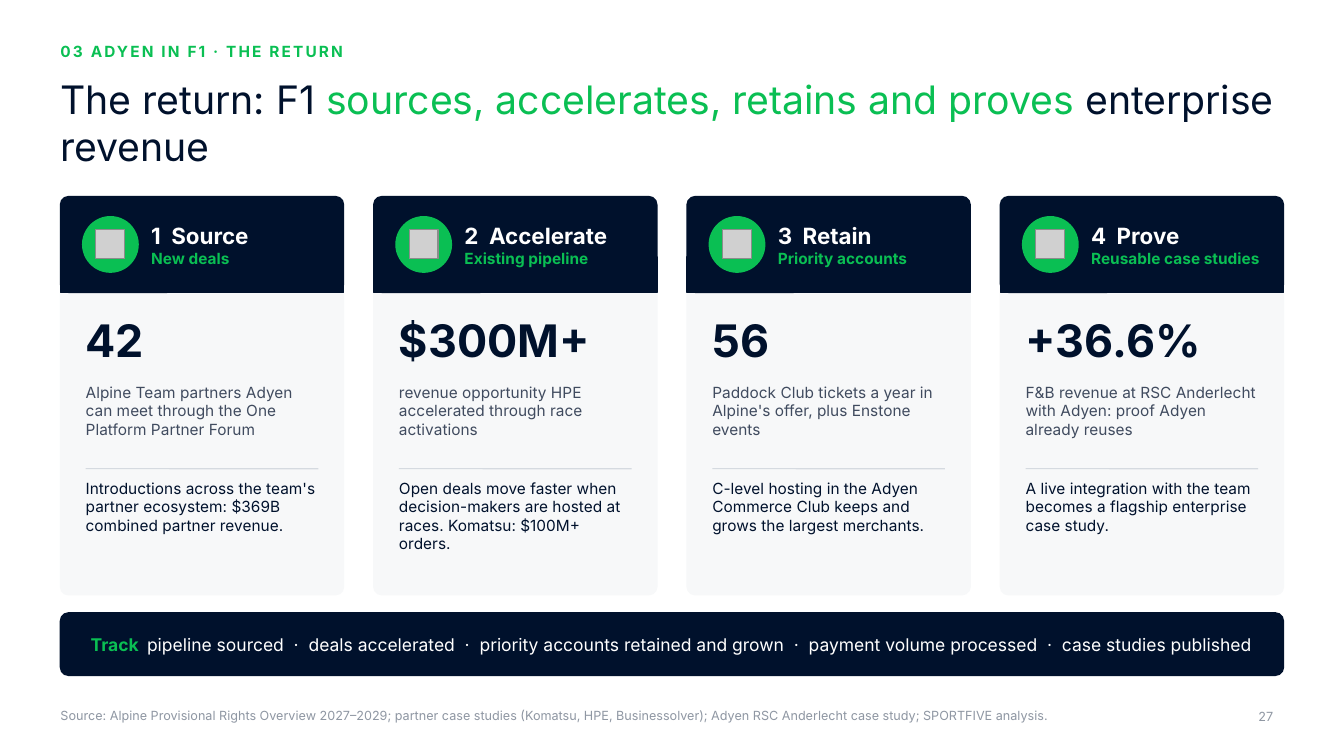
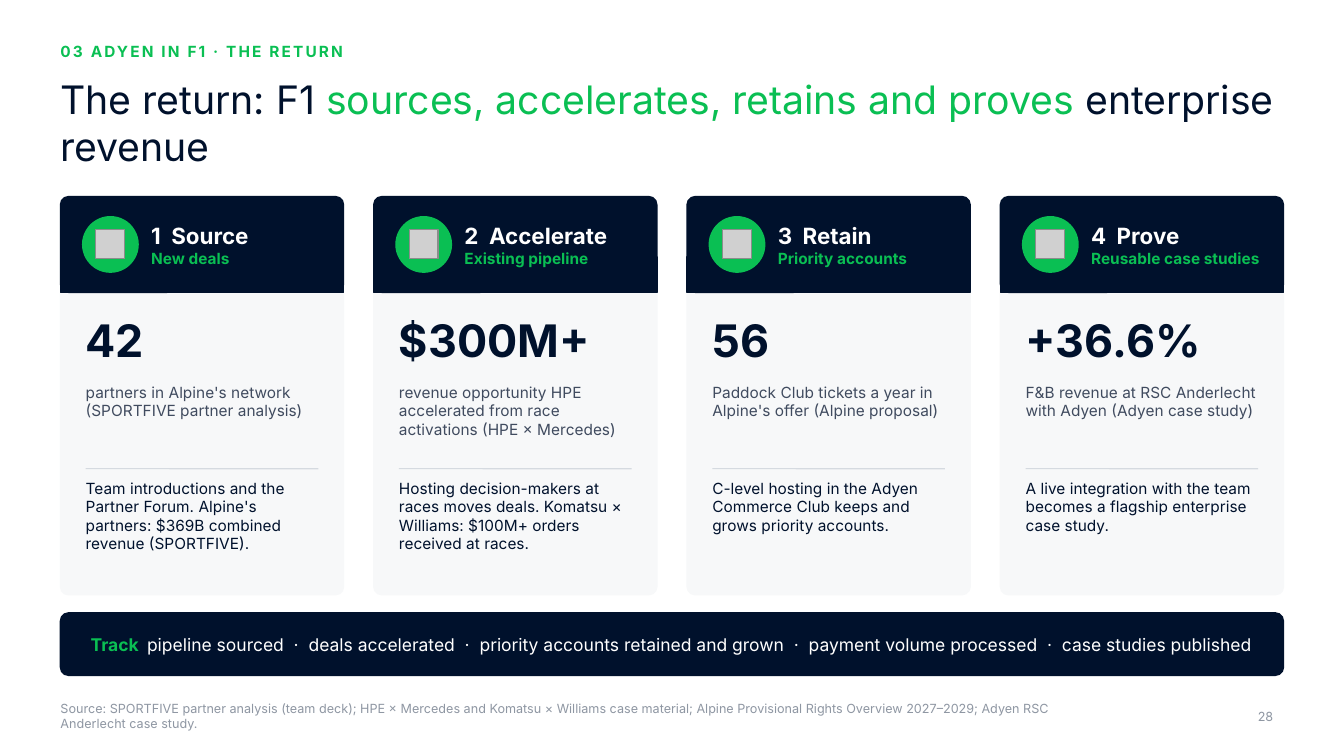
Before and after one commit to rahulgopalan42/rg42, a slide deck: slide 28 of adyen-f1-deck/Adyen x F1 - Chairman deck.pptx (slide 27 before the commit). Drawn at 1344x756 pixels with LibreOffice and Linux fonts; fonts in the diff are those of the drawing; grey boxes stand for pictures; background and template pictures are left out. Boxes give left, top, right and bottom in pixels: in the first picture for what was removed or moved away, otherwise in the second. Text is boxed around its words. In the diff, an @@ line names an element or a change of style, - is before the commit and + after.

```diff
--- a/adyen-f1-deck/Adyen x F1 - Chairman deck.pptx
+++ b/adyen-f1-deck/Adyen x F1 - Chairman deck.pptx
@@ text at bbox=[86, 386, 302, 419]: text changed @@
-Alpine Team partners Adyen can meet through the One Platform Partner Forum
+partners in Alpine's network (SPORTFIVE partner analysis)
@@ text at bbox=[399, 386, 615, 437]: text changed @@
-revenue opportunity HPE accelerated through race activations
+revenue opportunity HPE accelerated from race activations (HPE × Mercedes)
@@ text at bbox=[712, 386, 938, 419]: text changed @@
-Paddock Club tickets a year in Alpine's offer, plus Enstone events
+Paddock Club tickets a year in Alpine's offer (Alpine proposal)
@@ text at bbox=[1026, 386, 1256, 419]: text changed @@
-F&B revenue at RSC Anderlecht with Adyen: proof Adyen already reuses
+F&B revenue at RSC Anderlecht with Adyen (Adyen case study)
@@ text at bbox=[86, 482, 284, 551]: text changed @@
-Introductions across the team's partner ecosystem: $369B combined partner revenue.
+Team introductions and the Partner Forum. Alpine's partners: $369B combined revenue (SPORTFIVE).
@@ text at bbox=[399, 482, 607, 549]: text changed @@
-Open deals move faster when decision-makers are hosted at races. Komatsu: $100M+ orders.
+Hosting decision-makers at races moves deals. Komatsu × Williams: $100M+ orders received at races.
@@ text at bbox=[712, 482, 918, 535]: text changed @@
-C-level hosting in the Adyen Commerce Club keeps and grows the largest merchants.
+C-level hosting in the Adyen Commerce Club keeps and grows priority accounts.
@@ text at bbox=[60, 703, 1048, 731]: text changed @@
-Source: Alpine Provisional Rights Overview 2027–2029; partner case studies (Komatsu, HPE, Businessolver); Adyen RSC Anderlecht case study; SPORTFIVE analysis.
+Source: SPORTFIVE partner analysis (team deck); HPE × Mercedes and Komatsu × Williams case material; Alpine Provisional Rights Overview 2027–2029; Adyen RSC Anderlecht case study.
@@ page number at bbox=[1258, 712, 1273, 721]: text changed @@
-27
+28
```
Also in this commit, not shown: 19 other slides changed, 1 slide added, 8 other files.
